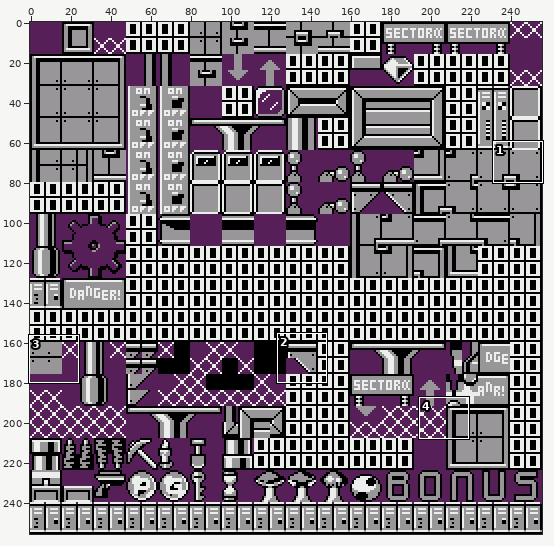
Sprite sheet: gfx/metatiles.png. The picture above shows the old version from afar; the outline marks the close-up.
Close-up. First the earlier version:
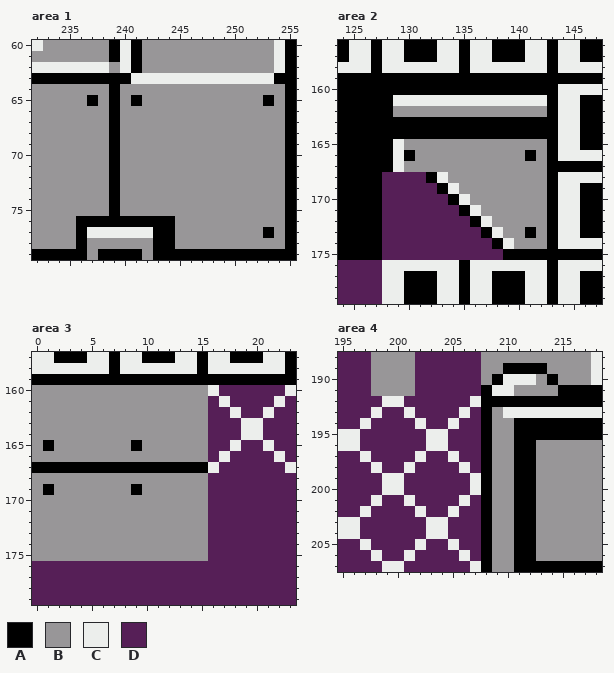
The file is 256x256 pixels. Shown: area 1: x 232..255, y 60..79; area 2: x 124..147, y 156..179; area 3: x 0..23, y 157..179; area 4: x 195..218, y 188..207. The commit also changed other parts of the picture, which this record leaves out.
Palette (. is transparent): A #000000  B #989698  C #eceeec  D #561f57
Pixels before, area 1, first column x 232:
60 CBBBBBBACABBBBBBBBBBBBCA
61 BBBBBBBACABBBBBBBBBBBBCA
62 CCCCCCCBCABBBBBBBBBBBBCA
63 AAAAAAAAACCCCCCCCCCCCCAA
64 BBBBBBBABBBBBBBBBBBBBBBA
65 BBBBBABABABBBBBBBBBBBABA
66 BBBBBBBABBBBBBBBBBBBBBBA
67 BBBBBBBABBBBBBBBBBBBBBBA
68 BBBBBBBABBBBBBBBBBBBBBBA
69 BBBBBBBABBBBBBBBBBBBBBBA
70 BBBBBBBABBBBBBBBBBBBBBBA
71 BBBBBBBABBBBBBBBBBBBBBBA
72 BBBBBBBABBBBBBBBBBBBBBBA
73 BBBBBBBABBBBBBBBBBBBBBBA
74 BBBBBBBABBBBBBBBBBBBBBBA
75 BBBBBBBABBBBBBBBBBBBBBBA
76 BBBBAAAAAAAAABBBBBBBBBBA
77 BBBBACCCCCCAABBBBBBBBABA
78 BBBBABBBBBBAABBBBBBBBBBA
79 AAAAABAAAABAAAAAAAAAAAAA
Pixels before, area 2, first column x 124:
156 ACCACCAAACCACCAAACCACCAA
157 ACCACCAAACCACCAAACCACCAA
158 CCCACCCCCCCACCCCCCCACCCC
159 AAAAAAAAAAAAAAAAAAAAAAAA
160 AAAAAAAAAAAAAAAAAAAACCCC
161 AAAAACCCCCCCCCCCCCCACCAA
162 AAAAABBBBBBBBBBBBBBACCAA
163 AAAAAAAAAAAAAAAAAAAACCAA
164 AAAAAAAAAAAAAAAAAAAACCAA
165 AAAAACBBBBBBBBBBBBBACCAA
166 AAAAACABBBBBBBBBBABACCCC
167 AAAAACBBBBBBBBBBBBBAAAAA
168 AAAADDDDACBBBBBBBBBACCCC
169 AAAADDDDDACBBBBBBBBACCAA
170 AAAADDDDDDACBBBBBBBACCAA
171 AAAADDDDDDDACBBBBBBACCAA
172 AAAADDDDDDDDACBBBBBACCAA
173 AAAADDDDDDDDDACBBABACCAA
174 AAAADDDDDDDDDDACBBBACCCC
175 AAAADDDDDDDDDDDAAAAAAAAA
176 DDDDCCCCCCCACCCCCCCACCCC
177 DDDDCCAAACCACCAAACCACCAA
178 DDDDCCAAACCACCAAACCACCAA
179 DDDDCCAAACCACCAAACCACCAA
Pixels before, area 3, first column x 0:
157 CCAAACCACCAAACCACCAAACCA
158 CCCCCCCACCCCCCCACCCCCCCA
159 AAAAAAAAAAAAAAAAAAAAAAAA
160 BBBBBBBBBBBBBBBBCDDDDDDC
161 BBBBBBBBBBBBBBBBDCDDDDCD
162 BBBBBBBBBBBBBBBBDDCDDCDD
163 BBBBBBBBBBBBBBBBDDDCCDDD
164 BBBBBBBBBBBBBBBBDDDCCDDD
165 BABBBBBBBABBBBBBDDCDDCDD
166 BBBBBBBBBBBBBBBBDCDDDDCD
167 AAAAAAAAAAAAAAAACDDDDDDC
168 BBBBBBBBBBBBBBBBDDDDDDDD
169 BABBBBBBBABBBBBBDDDDDDDD
170 BBBBBBBBBBBBBBBBDDDDDDDD
171 BBBBBBBBBBBBBBBBDDDDDDDD
172 BBBBBBBBBBBBBBBBDDDDDDDD
173 BBBBBBBBBBBBBBBBDDDDDDDD
174 BBBBBBBBBBBBBBBBDDDDDDDD
175 BBBBBBBBBBBBBBBBDDDDDDDD
176 DDDDDDDDDDDDDDDDDDDDDDDD
177 DDDDDDDDDDDDDDDDDDDDDDDD
178 DDDDDDDDDDDDDDDDDDDDDDDD
179 DDDDDDDDDDDDDDDDDDDDDDDD
Pixels before, area 4, first column x 195:
188 DDDBBBBDDDDDDBBBBBBBBBBC
189 DDDBBBBDDDDDDBBAAAABBBBC
190 DDDBBBBDDDDDDBACCCBABBBC
191 DDDBBBBDDDDDDACCBBBBAAAA
192 DDDDCCDDDDDDCAAAAAAAAAAA
193 DDDCDDCDDDDCDABCCCCCCCCC
194 DDCDDDDCDDCDDABBAAAAAAAA
195 CCDDDDDDCCDDDABBAAAAAAAA
196 CCDDDDDDCCDDDABBAABBBBBB
197 DDCDDDDCDDCDDABBAABBBBBB
198 DDDCDDCDDDDCDABBAABBBBBB
199 DDDDCCDDDDDDCABBAABBBBBB
200 DDDDCCDDDDDDCABBAABBBBBB
201 DDDCDDCDDDDCDABBAABBBBBB
202 DDCDDDDCDDCDDABBAABBBBBB
203 CCDDDDDDCCDDDABBAABBBBBB
204 CCDDDDDDCCDDDABBAABBBBBB
205 DDCDDDDCDDCDDABBAABBBBBB
206 DDDCDDCDDDDCDABBAABBBBBB
207 DDDDCCDDDDDDCABBAAAAAAAA
After the commit:
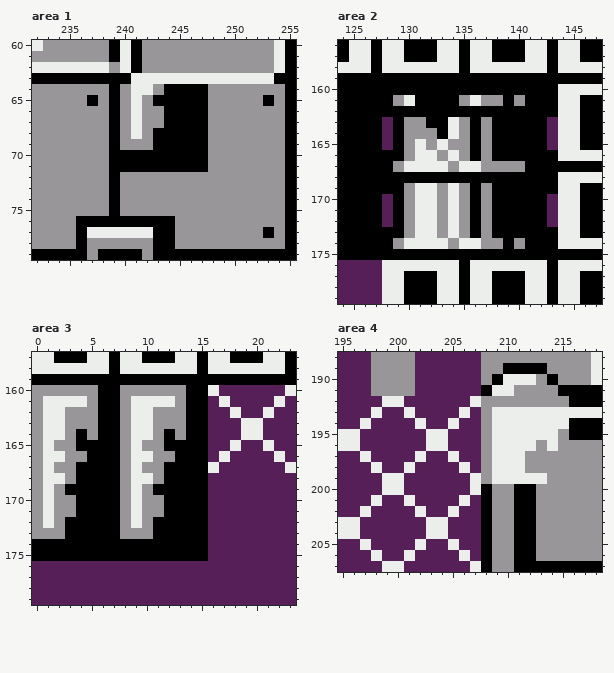
What changed:
Area 1:
y 64: x 241..242 BB -> CC; x 244..247 BBBB -> AAAA
y 65: x 241 A -> C; x 243..247 BBBBB -> AAAAA
y 66..67: x 241 B -> C; x 244..247 BBBB -> AAAA
y 68: x 241 B -> C; x 243..247 BBBBB -> AAAAA
y 69: x 243..247 BBBBB -> AAAAA
y 70..71: x 240..247 BBBBBBBB -> AAAAAAAA
Area 2:
y 161: x 129 C -> B; x 131..135 CCCCC -> AAAAB; x 137..142 CCCCCC -> BBABAA
y 162: x 129..142 BBBBBBBBBBBBBB -> AAAAAAAAAAAAAA
y 163: x 128 A -> D; x 130..131 AA -> BB; x 134..135 AA -> CB; x 137 A -> B; x 143 A -> D
y 164: x 128 A -> D; x 130..132 AAA -> BBB; x 134..135 AA -> CB; x 137 A -> B; x 143 A -> D
y 165: x 128..129 AC -> DA; x 131 B -> C; x 133 B -> C; x 136 B -> A; x 138..143 BBBBBA -> AAAAAD
y 166: x 129..132 CABB -> ABCC; x 134 B -> C; x 136 B -> A; x 138..140 BBB -> AAA; x 142 B -> A
y 167: x 129..133 CBBBB -> BCCCC; x 135..136 BB -> CC; x 141..142 BB -> AA
y 168: x 128..131 DDDD -> AAAA; x 133..142 CBBBBBBBBB -> AAAAAAAAAA
y 169: x 128..133 DDDDDA -> AABCCB; x 136 B -> A; x 138..142 BBBBB -> AAAAA
y 170: x 129..136 DDDDDACB -> ABCCBCBA; x 138..143 BBBBBA -> AAAAAD
y 171: x 129..136 DDDDDDAC -> ABCCBCBA; x 138..143 BBBBBA -> AAAAAD
y 172: x 129..135 DDDDDDD -> ABCCBCB; x 137..143 CBBBBBA -> BAAAAAD
y 173: x 128..140 DDDDDDDDDACBB -> AABCCBCBABAAA; x 142 B -> A
y 174: x 128..139 DDDDDDDDDDAC -> ABCCCCBCCBBA; x 141..142 BB -> AA
y 175: x 128..138 DDDDDDDDDDD -> AAAAAAAAAAA
Area 3:
y 160: x 6..7 BB -> AA; x 14..15 BB -> AA
y 161: x 1..4 BBBB -> CCCC; x 6..7 BB -> AA; x 9..12 BBBB -> CCCC; x 14..15 BB -> AA
y 162..163: x 1..2 BB -> CC; x 6..7 BB -> AA; x 9..10 BB -> CC; x 14..15 BB -> AA
y 164: x 1..2 BB -> CC; x 4 B -> A; x 6..7 BB -> AA; x 9..10 BB -> CC; x 12 B -> A; x 14..15 BB -> AA
y 165: x 1 A -> C; x 4..7 BBBB -> AAAA; x 9 A -> C; x 12..15 BBBB -> AAAA
y 166: x 1..2 BB -> CC; x 5..7 BBB -> AAA; x 9..10 BB -> CC; x 13..15 BBB -> AAA
y 167: x 0..3 AAAA -> BCBB; x 8..11 AAAA -> BCBB
y 168: x 1..2 BB -> CC; x 4..7 BBBB -> AAAA; x 9..10 BB -> CC; x 12..15 BBBB -> AAAA
y 169: x 1 A -> C; x 3..7 BBBBB -> AAAAA; x 9 A -> C; x 11..15 BBBBB -> AAAAA
y 170..171: x 1 B -> C; x 4..7 BBBB -> AAAA; x 9 B -> C; x 12..15 BBBB -> AAAA
y 172: x 1 B -> C; x 3..7 BBBBB -> AAAAA; x 9 B -> C; x 11..15 BBBBB -> AAAAA
y 173: x 3..7 BBBBB -> AAAAA; x 11..15 BBBBB -> AAAAA
y 174..175: x 0..15 BBBBBBBBBBBBBBBB -> AAAAAAAAAAAAAAAA
Area 4:
y 192: x 208..215 AAAAAAAA -> BBBBBBBB
y 193: x 208..209 AB -> BC
y 194: x 208..215 ABBAAAAA -> BCCCCCCC
y 195: x 208..215 ABBAAAAA -> BCCCCCCB
y 196: x 208..212 ABBAA -> BCCCC; x 214 B -> C
y 197..198: x 208..212 ABBAA -> BCCCB
y 199: x 208..213 ABBAAB -> BCCCCC
Where, in picture pixels (left, top, right, bottom), the same in both close-ups:
changed: (120, 84, 208, 172)
changed: (382, 95, 558, 260)
changed: (32, 385, 208, 561)
changed: (481, 396, 569, 484)
